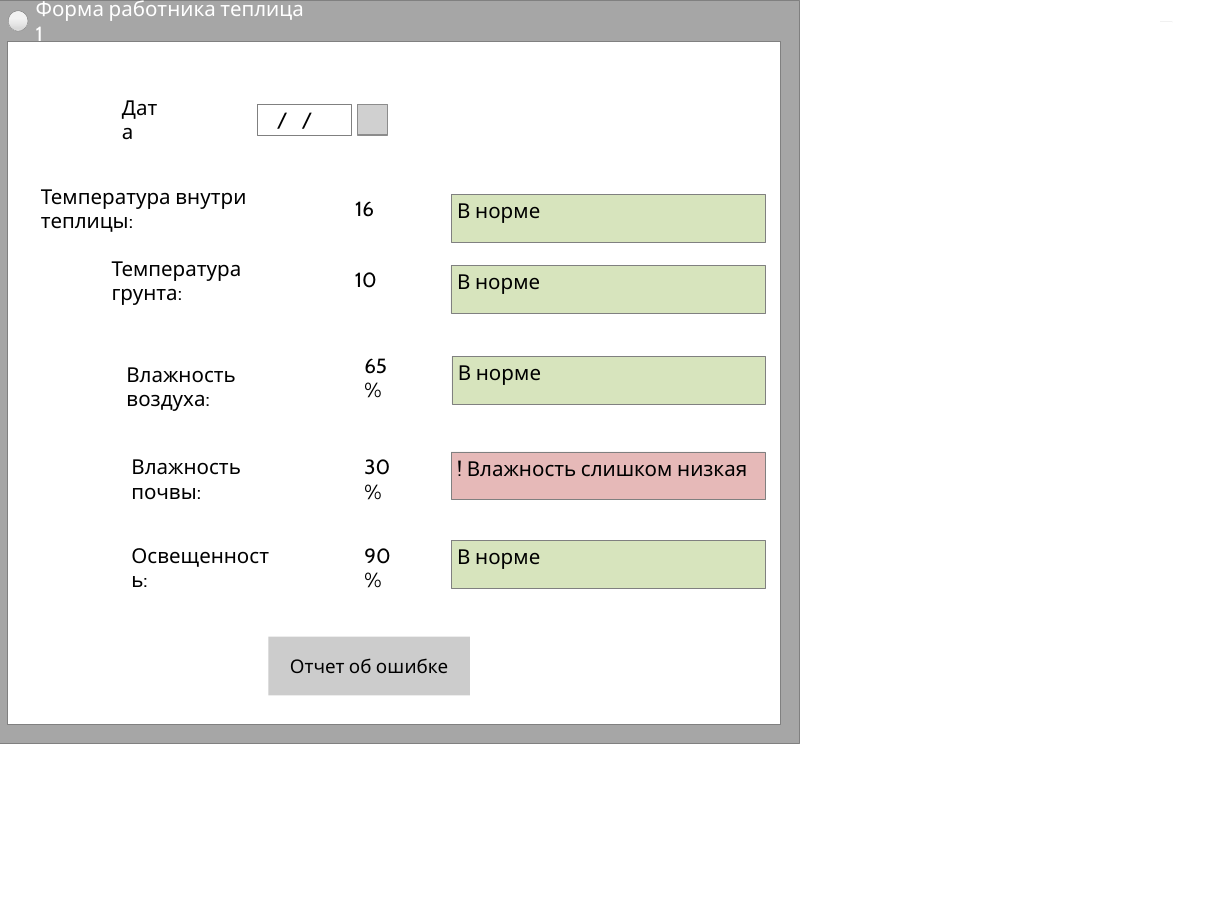
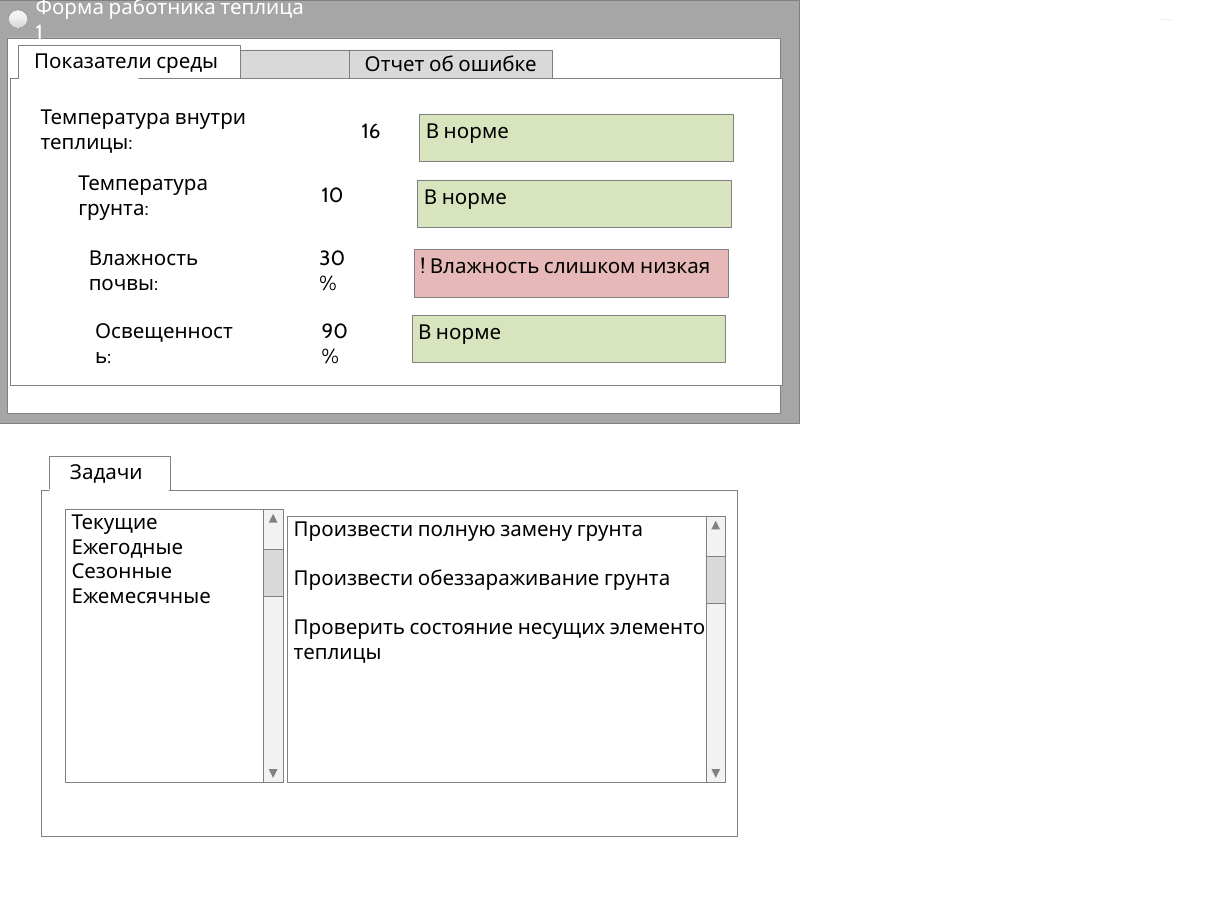
Before and after one commit to daria40tim/kurs_bd, a slide deck: slide 2 of Прототип интерфейса.pptx (slide 3 before the commit). Drawn at 1232x924 pixels with LibreOffice and Linux fonts; fonts in the diff are those of the drawing; grey boxes stand for pictures; background and template pictures are left out. Boxes give left, top, right and bottom in pixels: in the first picture for what was removed or moved away, otherwise in the second. Text is boxed around its words. In the diff, an @@ line names an element or a change of style, - is before the commit and + after.

```diff
--- a/Прототип интерфейса.pptx
+++ b/Прототип интерфейса.pptx
@@ rectangle: place and size @@
-rectangle at <box>0,0,800,743</box>
+rectangle at <box>0,0,800,424</box>
@@ rectangle: place and size @@
-rectangle at <box>7,42,780,724</box>
+rectangle at <box>7,38,780,414</box>
@@ rectangle "Отчет об ошибке": place and size @@
-rectangle "Отчет об ошибке" at <box>269,637,471,696</box>
+rectangle "Отчет об ошибке" at <box>248,49,451,78</box>
@@ rectangle "Отчет об ошибке" at <box>248,49,451,78</box>: size 11 to 12 pt; vertical alignment middle to top; fill #CCCCCC to #D9D9D9; outline none to #808080 0.25 pt @@
@@ group added at <box>11,46,782,386</box>: 5 rectangles @@
+Показатели среды
+Задачи
+Отчет об ошибке
@@ text "Температура внутри теплицы:": place and size @@
-text "Температура внутри теплицы:" at <box>41,189,246,232</box>
+text "Температура внутри теплицы:" at <box>41,109,246,153</box>
@@ text removed at <box>110,105,179,136</box> @@
-Дата
@@ rectangle removed at <box>257,105,351,136</box> @@
-/ /
@@ text "16": place and size @@
-text "16" at <box>355,201,374,217</box>
+text "16" at <box>362,123,381,139</box>
@@ picture removed at <box>357,105,388,136</box> @@
@@ rectangle "В норме": place and size @@
-rectangle "В норме" at <box>451,265,765,313</box>
+rectangle "В норме" at <box>420,113,734,161</box>
@@ text "Температура грунта:": place and size @@
-text "Температура грунта:" at <box>112,261,242,305</box>
+text "Температура грунта:" at <box>78,175,208,220</box>
@@ text "10": place and size @@
-text "10" at <box>355,272,377,288</box>
+text "10" at <box>322,187,344,203</box>
@@ rectangle "В норме": place and size @@
-rectangle "В норме" at <box>451,195,765,243</box>
+rectangle "В норме" at <box>418,180,732,228</box>
@@ text "Влажность почвы:": place and size @@
-text "Влажность почвы:" at <box>131,459,241,500</box>
+text "Влажность почвы:" at <box>89,250,199,291</box>
@@ text "30%": place and size @@
-text "30%" at <box>364,459,390,475</box>
+text "30%" at <box>319,250,345,266</box>
@@ rectangle "! Влажность слишком низкая": place and size @@
-rectangle "! Влажность слишком низкая" at <box>451,452,765,500</box>
+rectangle "! Влажность слишком низкая" at <box>414,250,728,298</box>
@@ text "Освещенность:": place and size @@
-text "Освещенность:" at <box>120,552,288,583</box>
+text "Освещенность:" at <box>83,328,251,359</box>
@@ text "90%": place and size @@
-text "90%" at <box>364,548,390,564</box>
+text "90%" at <box>322,323,348,339</box>
@@ rectangle "В норме": place and size @@
-rectangle "В норме" at <box>452,356,766,404</box>
+rectangle "В норме" at <box>411,315,726,363</box>
@@ text removed at <box>364,358,387,374</box> @@
-65%
@@ text removed at <box>126,367,236,411</box> @@
-Влажность воздуха:
@@ rectangle added at <box>49,457,170,490</box>, fill #FFFFFF, outline #808080 0.25 pt, 12 pt, text #000000 @@
+Задачи
@@ rectangle added at <box>41,490,737,838</box>, fill #FFFFFF, outline #808080 0.25 pt @@
@@ rectangle added at <box>51,490,169,490</box>, fill #FFFFFF, outline #FFFFFF 1 pt @@
@@ rectangle removed at <box>451,541,765,589</box> @@
-В норме
@@ group added at <box>65,509,283,782</box>: 3 rectangles, 2 triangles, 1 text @@
+Текущие
+Ежегодные
+Сезонные
+Ежемесячные
@@ group added at <box>287,516,726,782</box>: 3 rectangles, 2 triangles, 1 text @@
+Произвести полную замену грунта
+Произвести обеззараживание грунта
+Проверить состояние несущих элементов теплицы
```
Also in this commit, not shown: 1 other slide changed, 1 slide added, 1 slide removed, 2 other files.
